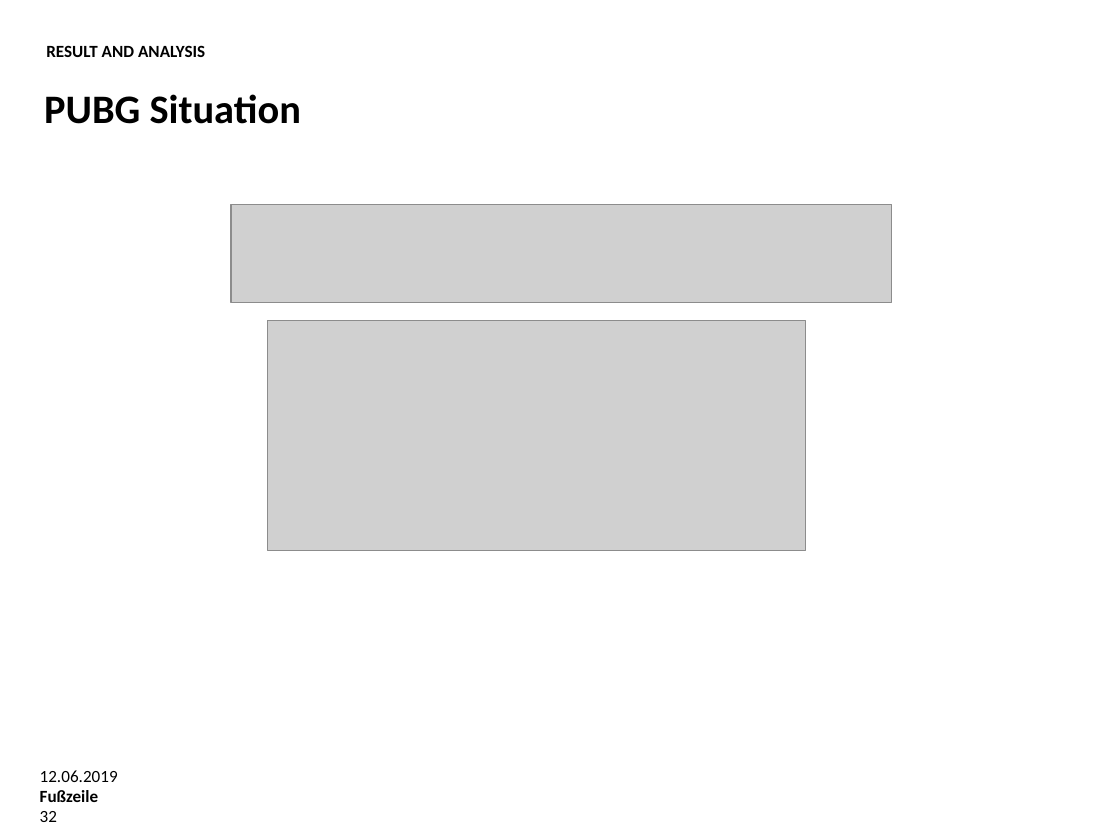
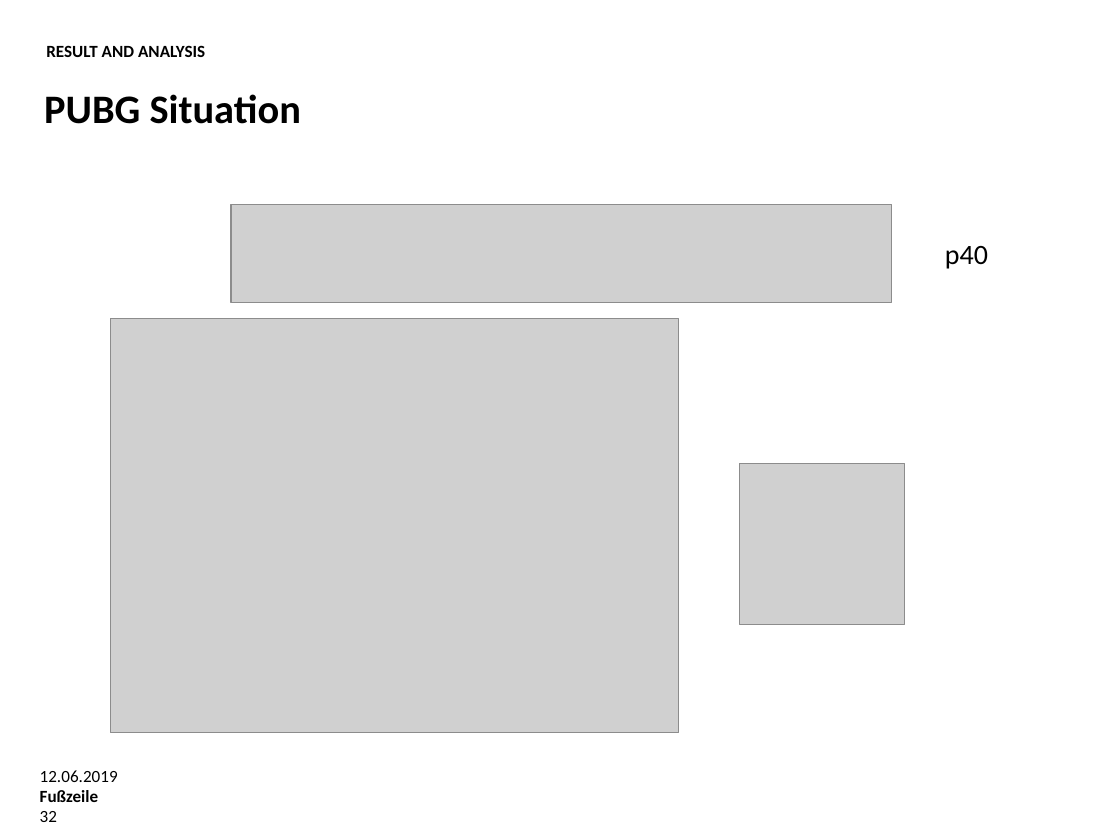
Before and after one commit to Rickylht/Bachelor-Thesis, a slide deck: slide 32 of Oral Examination.pptx. Drawn at 1120x840 pixels with LibreOffice and Linux fonts; fonts in the diff are those of the drawing; grey boxes stand for pictures; background and template pictures are left out. Boxes give left, top, right and bottom in pixels: in the first picture for what was removed or moved away, otherwise in the second. Text is boxed around its words. In the diff, an @@ line names an element or a change of style, - is before the commit and + after.

```diff
--- a/Oral Examination.pptx
+++ b/Oral Examination.pptx
@@ text added at (945,246,988,269), 18 pt, text #000000 @@
+p40
@@ picture added at (111,318,680,732) @@
@@ picture removed at (268,320,806,550) @@
@@ picture added at (739,463,905,624) @@
```
Also in this commit, not shown: 16 other slides changed, 1 other file.
